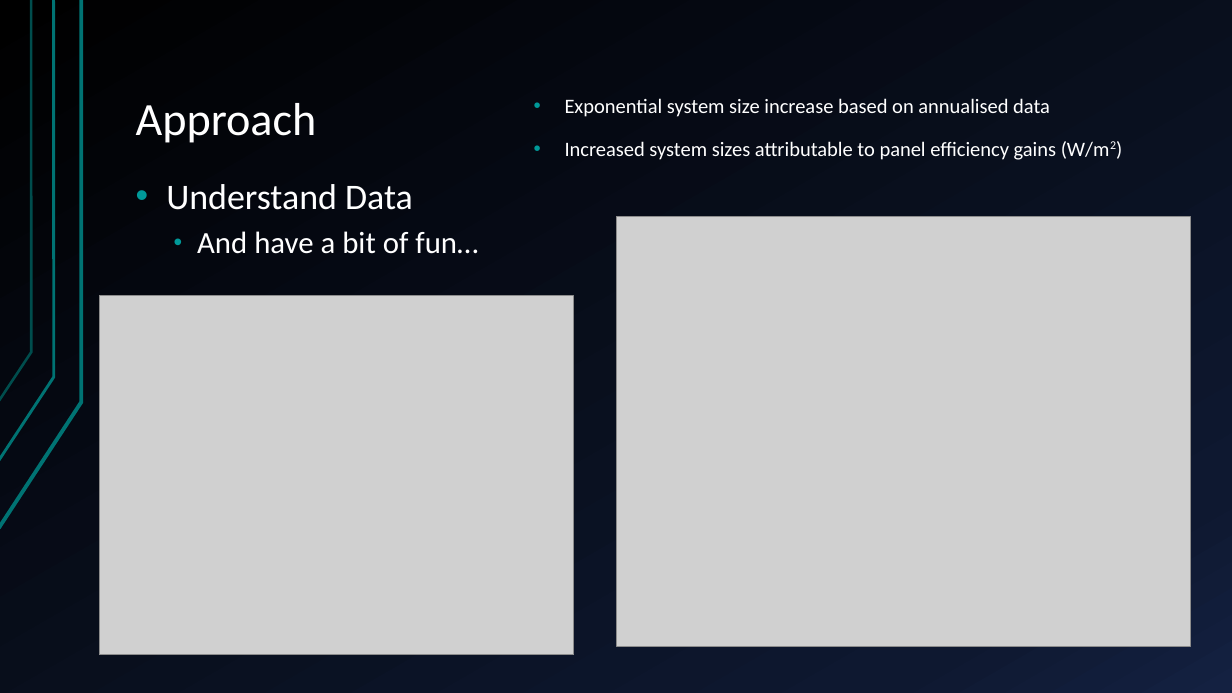
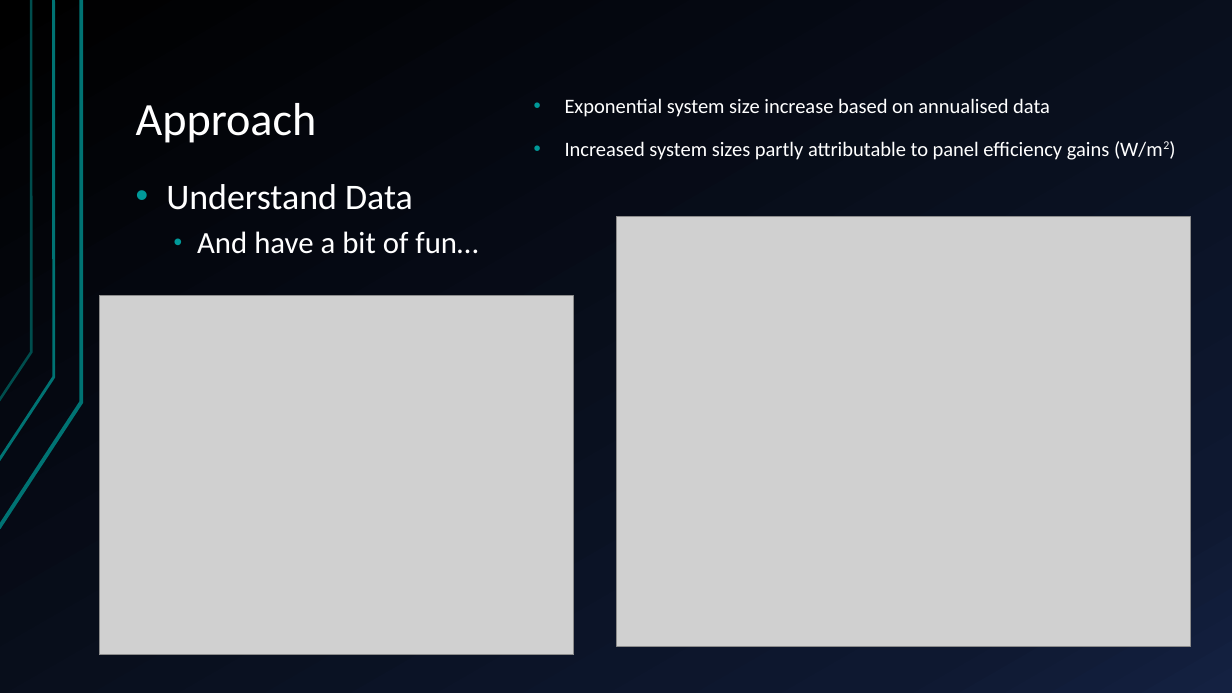
Before and after one commit to sofiary/teamunicornn, a slide deck: slide 10 of Western Power Hack-a-Gig Presentation.pptx. Drawn at 1232x693 pixels with LibreOffice and Linux fonts; fonts in the diff are those of the drawing; grey boxes stand for pictures. Boxes give left, top, right and bottom in pixels: in the first picture for what was removed or moved away, otherwise in the second. Text is boxed around its words. In the diff, an @@ line names an element or a change of style, - is before the commit and + after.

Commit message:
Updated presentation

```diff
--- a/Western Power Hack-a-Gig Presentation.pptx
+++ b/Western Power Hack-a-Gig Presentation.pptx
@@ text at (565,141,1163,160): text changed @@
-• Increased system sizes attributable to panel efficiency gains (W/m2)
+• Increased system sizes partly attributable to panel efficiency gains (W/m2)
```
Also in this commit, not shown: 2 other slides changed, 5 slides added, 1 slide removed.
